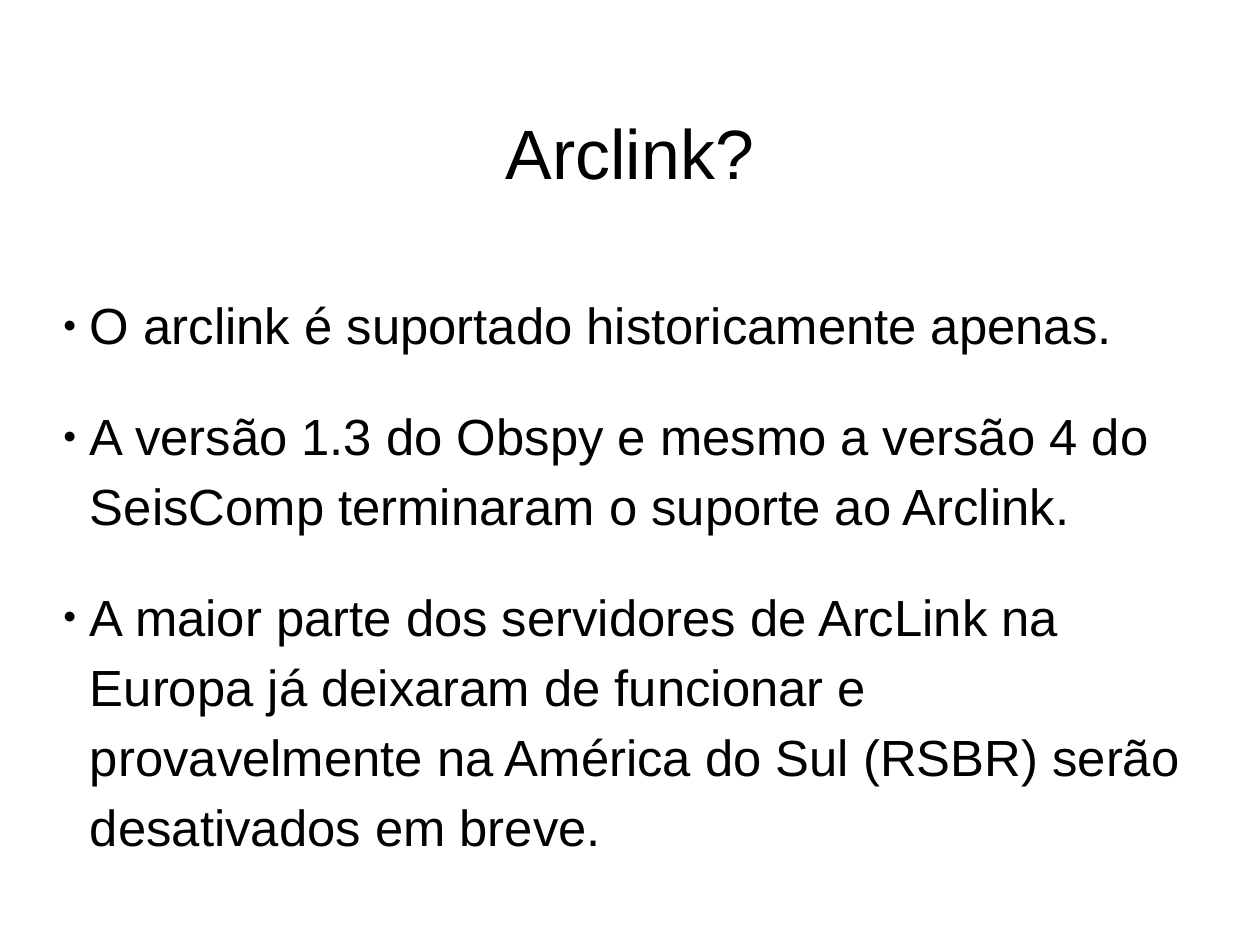
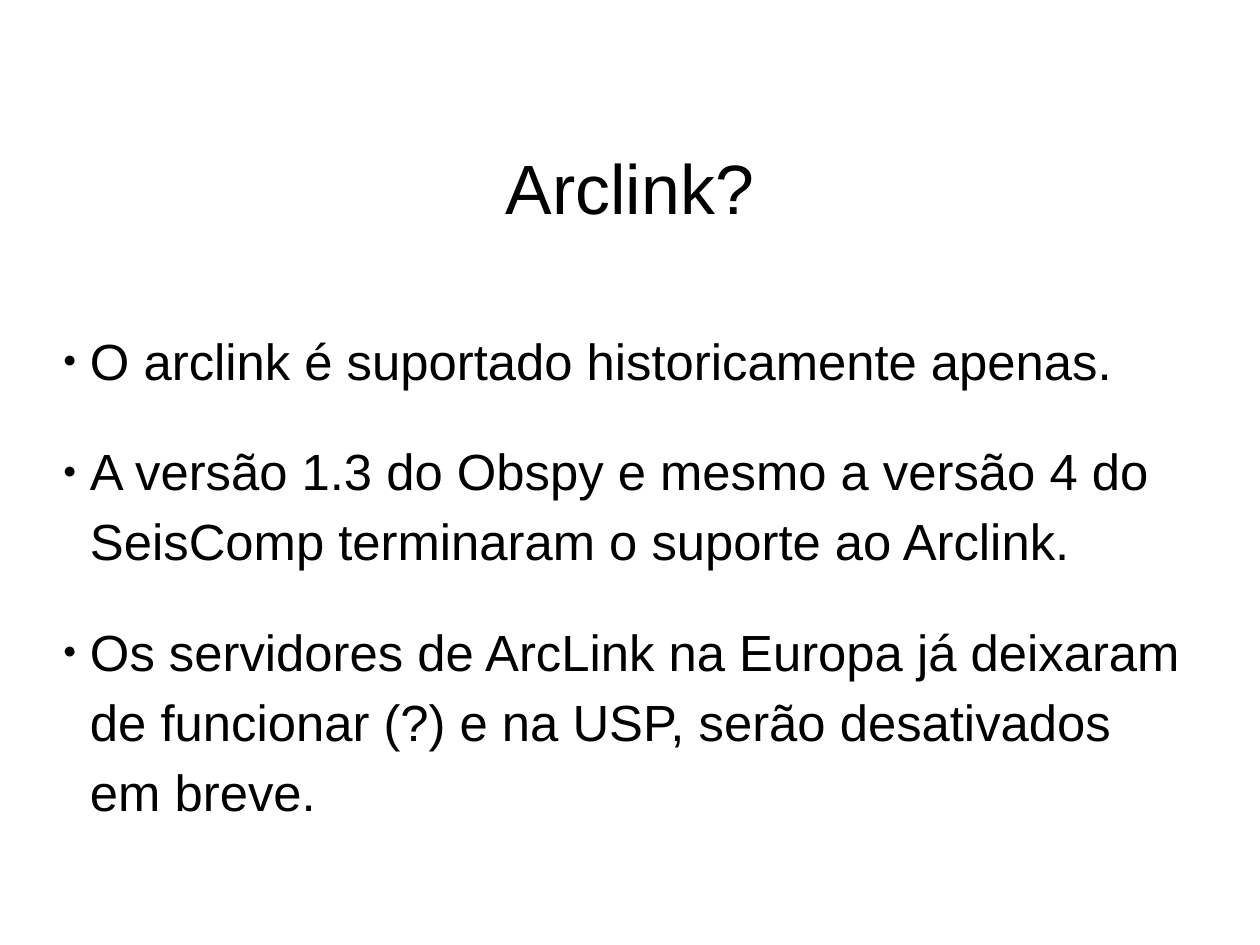
Before and after one commit to marcelobianchi/fetchtool, a slide deck: slide 6 of doc/fetchtool-intro.odp. Drawn at 1260x945 pixels with LibreOffice and Linux fonts; fonts in the diff are those of the drawing. Boxes give left, top, right and bottom in pixels: in the first picture for what was removed or moved away, otherwise in the second. Text is boxed around its words. In the diff, an @@ line names an element or a change of style, - is before the commit and + after.

```diff
--- a/doc/fetchtool-intro.odp
+++ b/doc/fetchtool-intro.odp
@@ subtitle at [90, 633, 1180, 812]: text changed @@
-● A maior parte dos servidores de ArcLink na Europa já deixaram de funcionar e provavelmente na América do Sul (RSBR) serão desativados em breve.
+● Os servidores de ArcLink na Europa já deixaram de funcionar (?) e na USP, serão desativados em breve.
```
Also in this commit, not shown: 18 other slides changed, 5 slides added, 1 slide removed.
